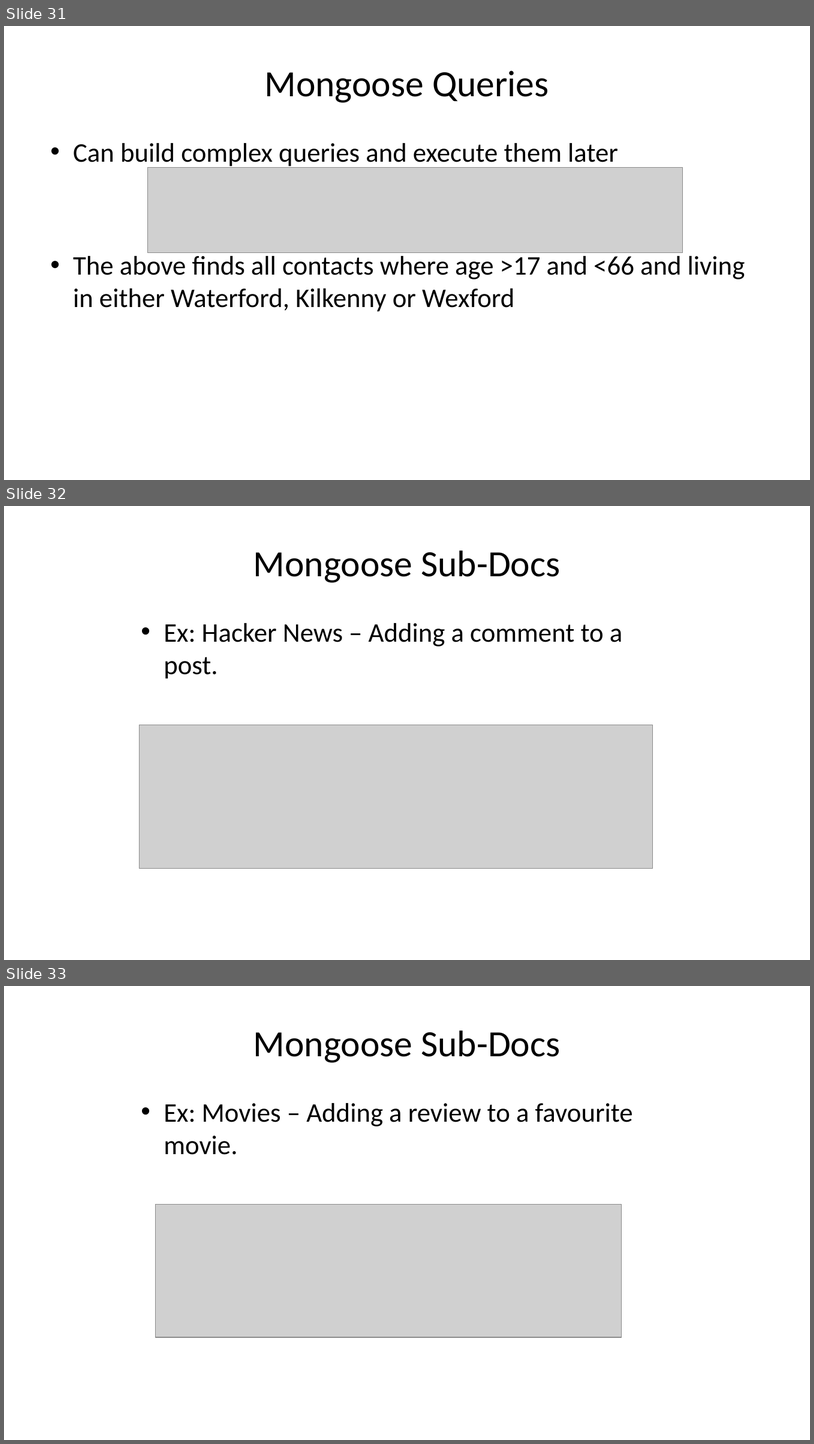
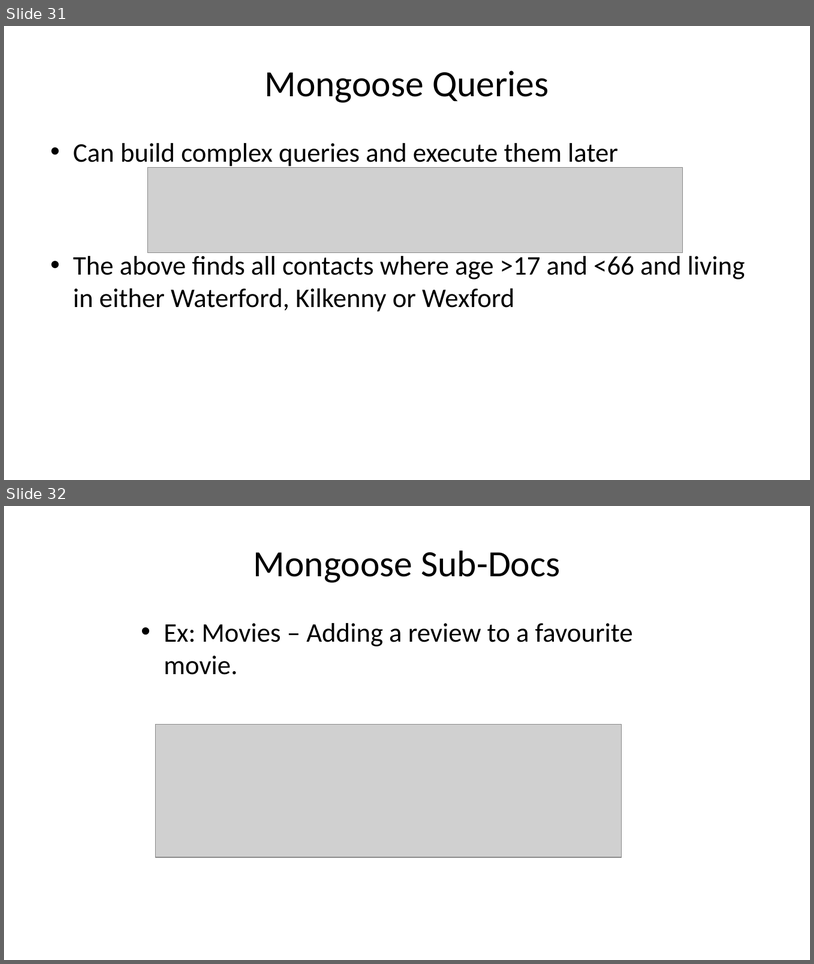
Before and after one commit to diarmuidoconnor/ict-2021, a slide deck: topic10/talk-1/mongoDB-2020.pptx. Shown one above the other, each under a label of ours: slides 31, 32 and 33 before the commit, slides 31 and 32 after it. The pictures are 814x1444 and 814x964 pixels, drawn with LibreOffice and Linux fonts; fonts in the diff are those of the drawing; grey boxes stand for pictures. Boxes give left, top, right and bottom in pixels: in the first picture for what was removed or moved away, otherwise in the second. Text is boxed around its words. In the diff, an @@ line names an element or a change of style, - is before the commit and + after.

```diff
--- a/topic10/talk-1/mongoDB-2020.pptx
+++ b/topic10/talk-1/mongoDB-2020.pptx
@@ slide 32 removed at (x1=4, y1=506, x2=810, y2=960), background #FFFFFF @@
@@ title removed at (x1=254, y1=550, x2=560, y2=583) @@
-Mongoose Sub-Docs
@@ text removed at (x1=164, y1=623, x2=623, y2=679) @@
-• Ex: Hacker News – Adding a comment to a post.
@@ picture removed at (x1=140, y1=724, x2=653, y2=868) @@
@@ what was slide 33 is now slide 32 @@
```
Also in this commit, not shown: 1 slide changed, 3 other files.
